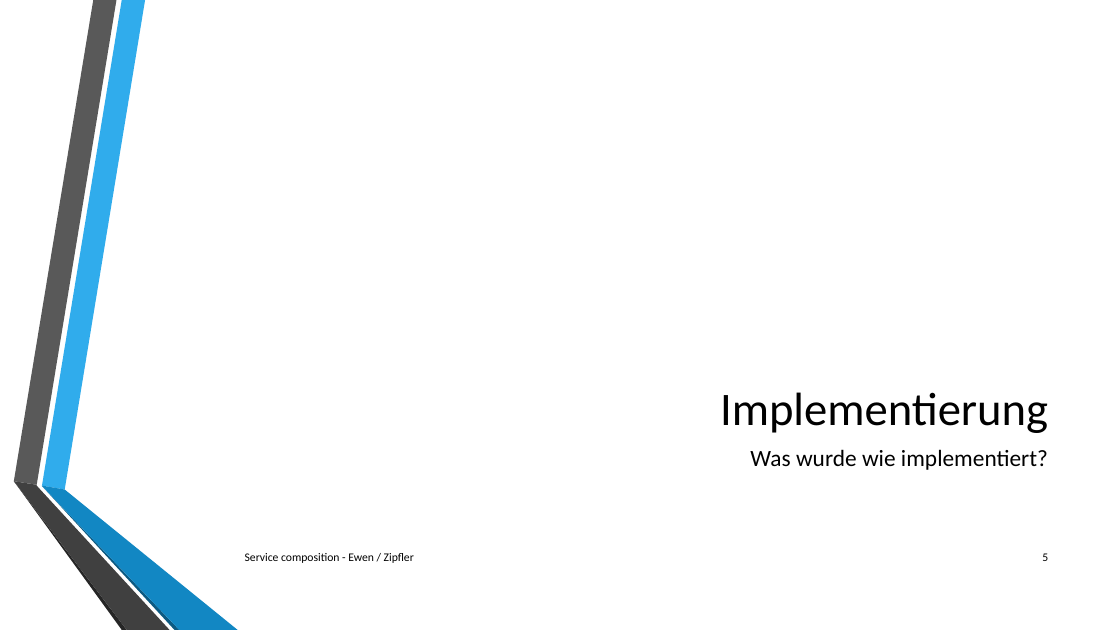
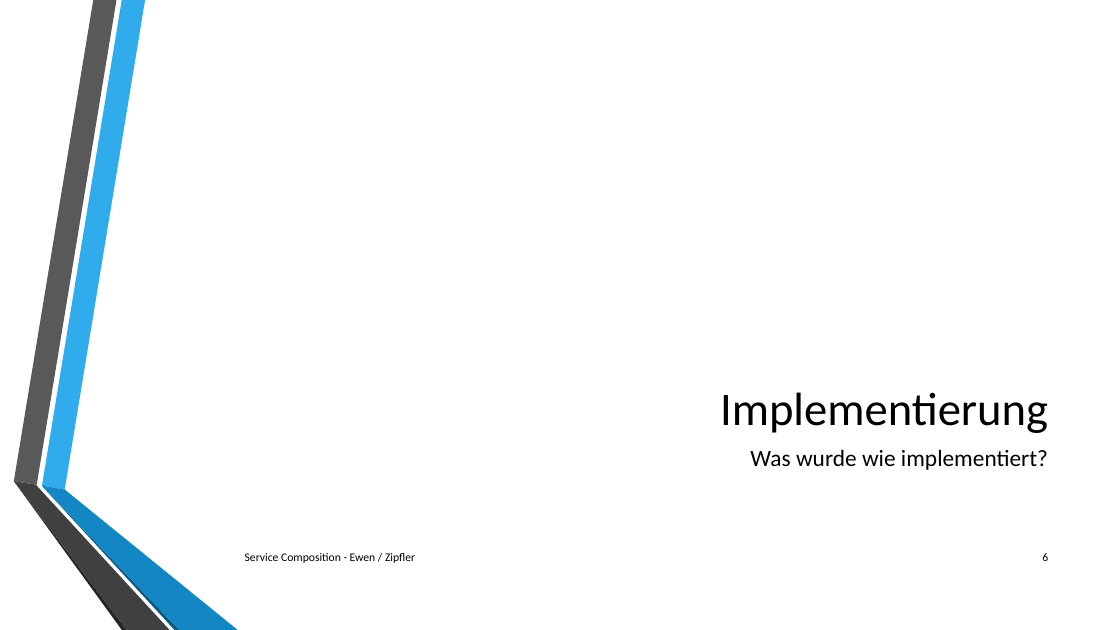
Before and after one commit to jzipfler/HTW-SwArchitektur, a slide deck: slide 6 of doc/slides.pptx (slide 5 before the commit). Drawn at 1120x630 pixels with LibreOffice and Linux fonts; fonts in the diff are those of the drawing; background and template pictures are left out. Boxes give left, top, right and bottom in pixels: in the first picture for what was removed or moved away, otherwise in the second. Text is boxed around its words. In the diff, an @@ line names an element or a change of style, - is before the commit and + after.

```diff
--- a/doc/slides.pptx
+++ b/doc/slides.pptx
@@ text at <box>245,553,415,563</box>: text changed @@
-Service composition - Ewen / Zipfler
+Service Composition - Ewen / Zipfler
@@ page number at <box>1042,553,1048,561</box>: text changed @@
-5
+6
```
Also in this commit, not shown: 9 other slides changed, 1 slide added, 1 slide removed, 2 other files.
